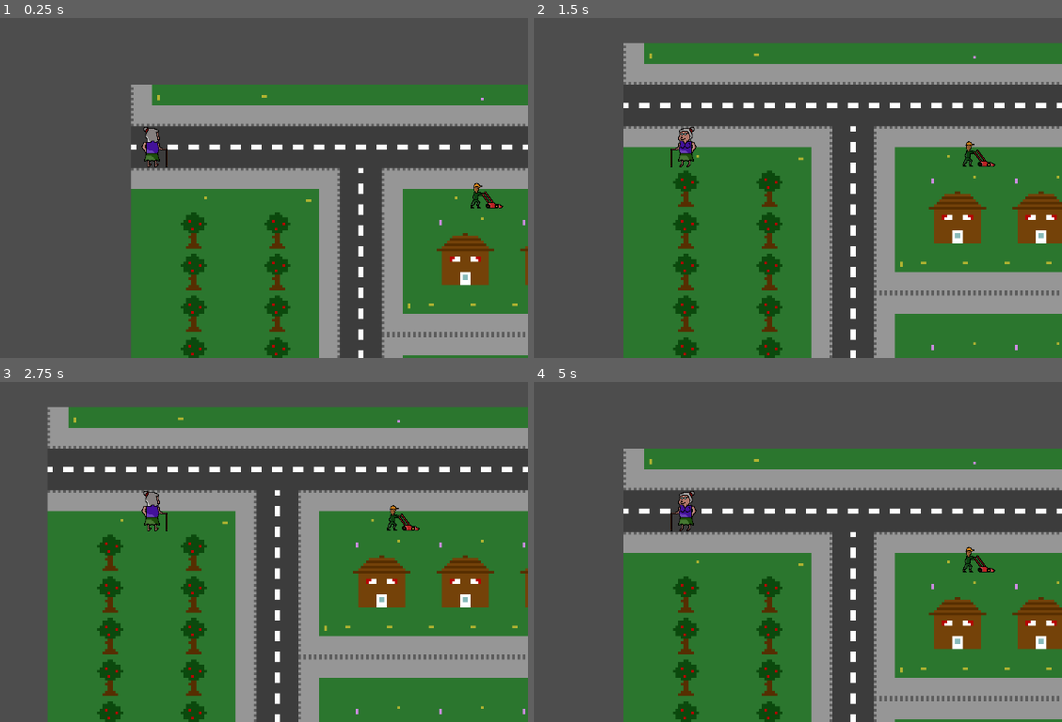
Above: before the commit, frames 1-4 (two rows, left to right).
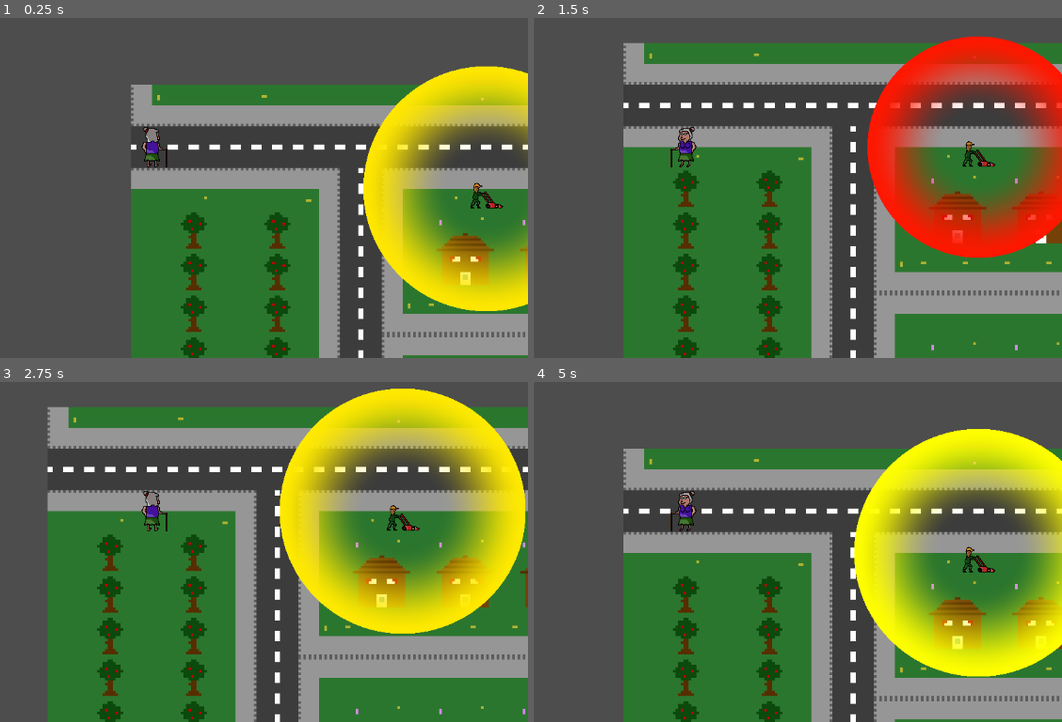
Above: after the commit, the same moments.

Repository: chrismeunier/EpicGameJam11
Game: Godot game, scene res://TileMap/world.tscn
The game is run twice, just before and just after one commit, with the same random seed, the same clock (stepped at 60 frames per second) and the same inputs.
Inputs:
- Up to frame 1 (0.25 s): no input
- Up to frame 2 (1.5 s): tap Enter at 0.5 s; hold D (Right) 0.53-1.28 s; hold Shift 0.53-1.28 s; hold S (Down) from 1.28 s (still down); tap 2 at 1.35 s
- Up to frame 3 (2.75 s): release S (Down) at 2.03 s; hold D (Right) from 2.03 s (still down); tap 3 at 2.1 s
- Up to frame 4 (5 s): release D (Right) at 2.78 s; hold W (Up) 2.78-3.53 s; tap 1 at 2.85 s; hold Shift 3.53-4.28 s; hold A (Left) from 3.53 s (still down); tap 2 at 4.35 s

The runs differ from the first frame. In frame 1, 14% of the frame differs, in the area x 68-100%, y 14-87%; in frame 2, 16%; in frame 3, 21%, in the area x 52-100%, y 1-75%; in frame 4, 19%.

Commit message:
add disturbance area, fix player direction when going in a non walkable tile

Diff:
--- a/characters/disturbance_area.gd
+++ b/characters/disturbance_area.gd
@@ -1,5 +1,6 @@
 extends Node2D
 
+@onready var target_node = $ColorRect
 
 func _on_detection_area_112_body_entered(body: Node2D) -> void:
 	if (body.name == "Player"):
@@ -24,3 +25,41 @@
 func _on_detection_area_48_body_exited(body: Node2D) -> void:
 	if (body.name == "Player"):
 		body.setDisturbanceZoneLevel("lvl3", false)
+
+func _ready():
+	var shader_code := """
+		shader_type canvas_item;
+
+		uniform float ring_radius : hint_range(0.1, 0.5, 0.01) = 0.4;
+		uniform float thickness_scalar : hint_range(0.0, 0.99, 0.05) = 0.7;
+		uniform float oscillation_scalar : hint_range(0.0, 0.25, 0.005) = 0.025;
+		uniform float speed : hint_range(0.0, 50.0, 0.1) = 1.0;
+		uniform vec4 main_color : source_color = vec4(1.0, 1.0, 1.0, 1.0);
+		uniform vec4 lerp_color : source_color = vec4(1.0, 1.0, 1.0, 1.0);
+
+		float range_lerp(float value, float min1, float min2, float max1, float max2){
+			return min2 + (max2 - min2) * ((value - min1) / (max1 - min1));
+		}
+
+		void fragment() {
+			float dist = distance(UV, vec2(0.5, 0.5));
+			float o = cos(TIME * speed);
+			float ring_size = ring_radius + o * oscillation_scalar;
+			float alpha = step(dist, ring_size) * smoothstep(ring_size * (1.0 - thickness_scalar), ring_size, dist);
+			float w = range_lerp(o, -1.0, 1.0, 1.0, 0.0);
+			COLOR = vec4(mix(main_color.rgb, lerp_color.rgb, w), alpha);
+		}
+	"""
+
+	var shader := Shader.new()
+	shader.code = shader_code
+
+	var shader_material := ShaderMaterial.new()
+	shader_material.shader = shader
+
+	target_node.material = shader_material
+
+	# Optional: Modify uniforms from GDScript
+	shader_material.set_shader_parameter("main_color", Color.YELLOW)
+	shader_material.set_shader_parameter("lerp_color", Color.RED)
+	shader_material.set_shader_parameter("speed", 2.5)
--- a/characters/disturbance_area.tscn
+++ b/characters/disturbance_area.tscn
@@ -13,6 +13,13 @@
 
 [node name="DisturbanceArea" type="Node2D"]
 script = ExtResource("1_tbv61")
+
+[node name="ColorRect" type="ColorRect" parent="."]
+offset_left = -112.0
+offset_top = -112.0
+offset_right = 112.0
+offset_bottom = 112.0
+color = Color(1, 1, 1, 0)
 
 [node name="DetectionArea_112" type="Area2D" parent="."]
 collision_layer = 2048
--- a/characters/player.gd
+++ b/characters/player.gd
@@ -50,7 +50,8 @@
 	)
 
 	var tileData: TileData = tilemap.get_cell_tile_data(targetTile)
-
+	animate_player(direction)
+	lastDirection = direction
 	if (tileData.get_custom_data("walkable") == false):
 		can_move_input = true
 		return
@@ -62,9 +63,7 @@
 		can_move_input = true
 		return
 
-	animate_player(direction)
 	global_position = tilemap.map_to_local(targetTile)
-	lastDirection = direction
 
 	# Start cooldown
 	await get_tree().create_timer(MOVE_COOLDOWN).timeout
